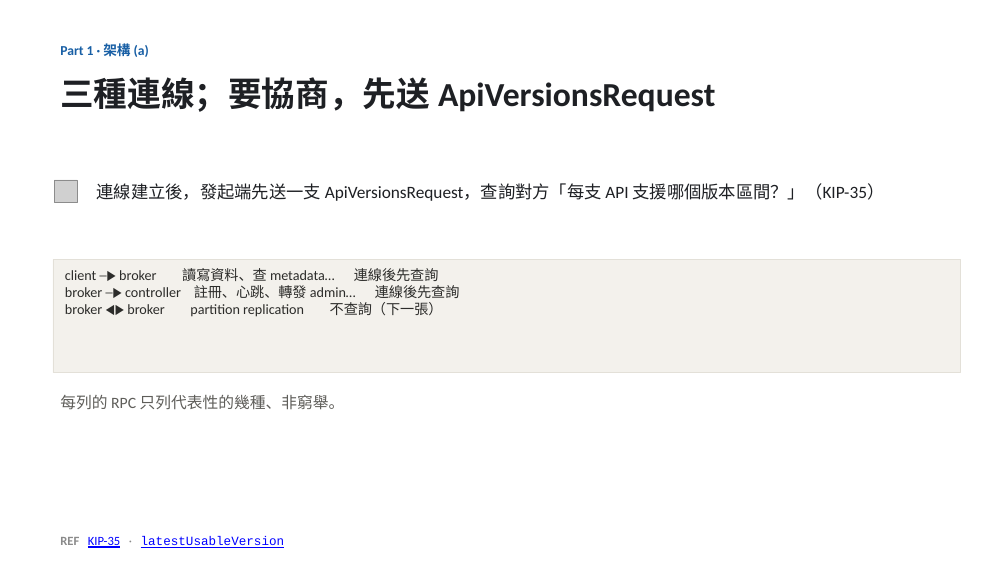
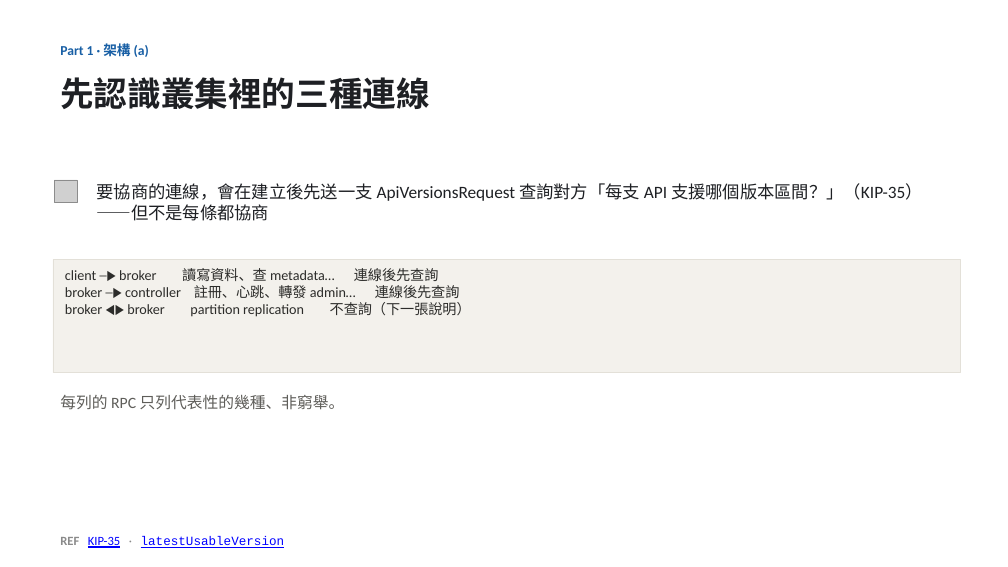
Before and after one commit to unknowntpo/kafka, a slide deck: slide 6 of study/version-control/kafka-version-negotiation.pptx. Drawn at 1008x567 pixels with LibreOffice and Linux fonts; fonts in the diff are those of the drawing; grey boxes stand for pictures. Boxes give left, top, right and bottom in pixels: in the first picture for what was removed or moved away, otherwise in the second. Text is boxed around its words. In the diff, an @@ line names an element or a change of style, - is before the commit and + after.

```diff
--- a/study/version-control/kafka-version-negotiation.pptx
+++ b/study/version-control/kafka-version-negotiation.pptx
@@ text at box(60, 77, 430, 109): text changed @@
-三種連線；要協商，先送 ApiVersionsRequest
+先認識叢集裡的三種連線
@@ text at box(97, 183, 923, 221): text changed @@
-連線建立後，發起端先送一支 ApiVersionsRequest，查詢對方「每支 API 支援哪個版本區間？」（KIP-35）
+要協商的連線，會在建立後先送一支 ApiVersionsRequest 查詢對方「每支 API 支援哪個版本區間？」（KIP-35）——但不是每條都協商
@@ text in rectangle at box(65, 302, 471, 317): text changed @@
-broker ◀▶ broker partition replication 不查詢（下一張）
+broker ◀▶ broker partition replication 不查詢（下一張說明）
```
Also in this commit, not shown: 3 other slides changed, 3 other files.
